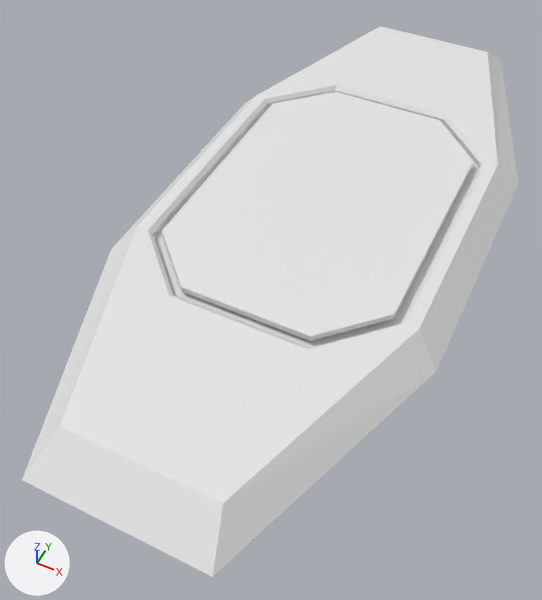
An edit to the Blender file Assets/Models/Devices/jumper.blend, drawn before and after from the same camera.
Both versions are drawn from a 50 mm camera at (0.381, -0.979, 0.934) aimed at (-0.029, -0.159, -0.091). The lights are fixed; the arrows at lower left show +X, +Y and +Z.

Names of what the first picture shows: 'base', 'platform'.
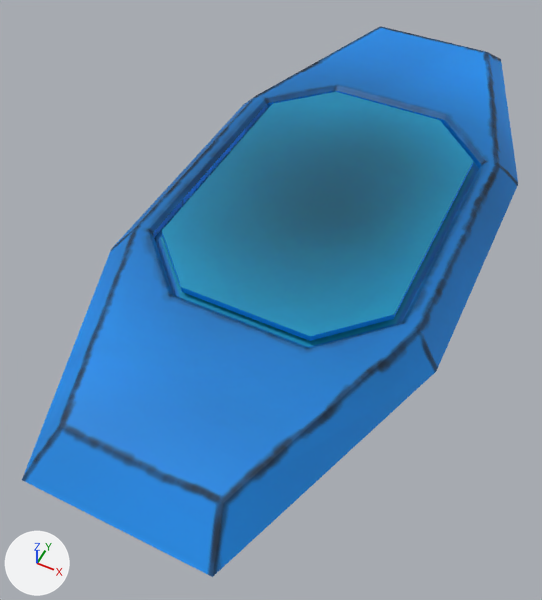
Patch to the scene script:
```diff
--- a/Assets/Models/Devices/jumper.blend.py
+++ b/Assets/Models/Devices/jumper.blend.py
@@ img_jumper @@
+img_jumper = load_image('jumper', '../../Textures/Devices/jumper.png', 512, 512, 'sRGB')
@@ mat_material @@
 mat_material = principled_material('Material')
-mat_material.base_color = (0.8, 0.8, 0.8)  # white #e7e7e7
+mat_material.texture = img_jumper
@@ me_cube @@
 me_cube.from_pydata(...)  # 40 vertices, 33 faces; spans x -0.3..0.3, y -0.681..0.681, z 0.0..0.05
 # used by ob_base; location = (0.0, 0.0, 0.0)
+# me_cube part 1: texture (UV) coordinates of 33 of 33 faces, centred in x -0.278..0.278, y -0.645..0.645, z 0.025..0.05, changed; they spanned u 0.12..0.88, v 0.0..1.0 and now span u 0.01..0.98, v 0.02..0.98
 me_cube.materials.append(mat_material)
@@ me_cube_001 @@
 me_cube_001.from_pydata(...)  # 16 vertices, 10 faces; spans x -0.212..0.212, y -0.312..0.312, z 0.039..0.05
 # used by ob_platform; location = (0.0, 0.0, 0.0)
+# me_cube_001 part 2: texture (UV) coordinates of 10 of 10 faces, centred in x -0.212..0.212, y -0.312..0.312, z 0.039..0.05, changed; they spanned u 0.29..0.71, v 0.19..0.81 and now span u 0.24..0.94, v 0.02..0.74
 me_cube_001.materials.append(mat_material)
```

Pixel boxes (x1, y1, x2, y2) of what changed, in the pictures (542 x 600 px):
'base', surface changed (white to blue)
    both: (22, 26, 518, 577)
'platform', surface changed (white to blue)
    both: (162, 92, 473, 341)
